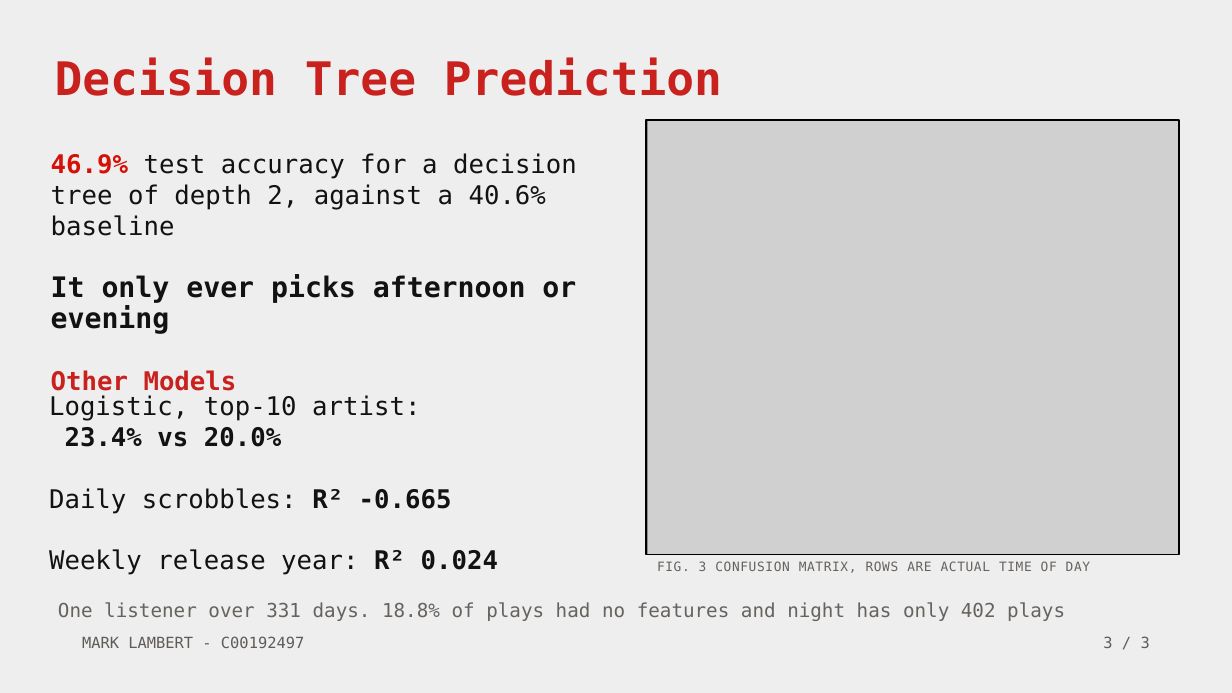
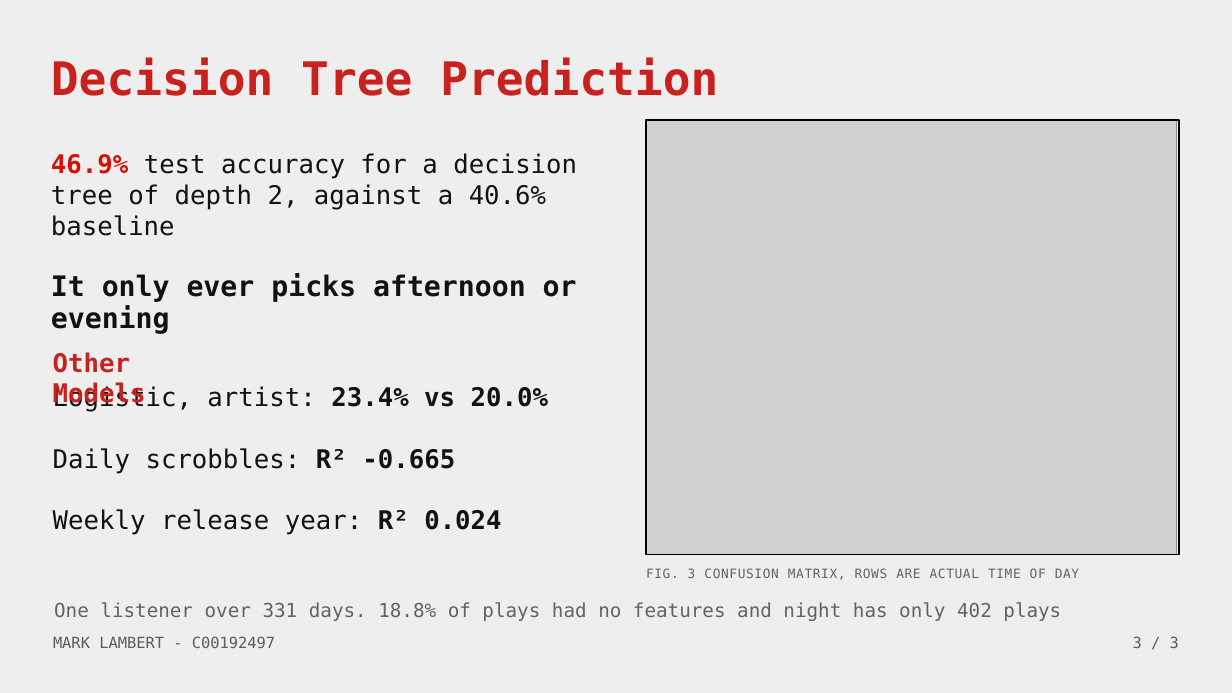
Before and after one commit to lambert-27/lastfm-datasci-portfolio, a slide deck: slide 3 of documentation/lastfm_portfolio_presentation.odp. Drawn at 1232x693 pixels with LibreOffice and Linux fonts; fonts in the diff are those of the drawing; grey boxes stand for pictures. Boxes give left, top, right and bottom in pixels: in the first picture for what was removed or moved away, otherwise in the second. Text is boxed around its words. In the diff, an @@ line names an element or a change of style, - is before the commit and + after.

```diff
--- a/documentation/lastfm_portfolio_presentation.odp
+++ b/documentation/lastfm_portfolio_presentation.odp
@@ text "Decision Tree Prediction": place and size @@
-text "Decision Tree Prediction" at [55,57,722,96]
+text "Decision Tree Prediction" at [51,57,718,96]
@@ text "Logistic, artist: 23.4% vs 20.0%": place and size @@
-text "Logistic, artist: 23.4% vs 20.0%" at [49,395,498,575]
+text "Logistic, artist: 23.4% vs 20.0%" at [53,386,548,535]
@@ text added at [53,352,146,408], 20 pt, text #C9211E, bold @@
+Other Models
@@ text at [51,370,237,396]: paragraph removed @@
-Other Models
@@ text at [53,386,548,412]: text changed @@
-Logistic, top-10 artist:
-23.4% vs 20.0%
+Logistic, artist: 23.4% vs 20.0%
@@ text "FIG. 3 CONFUSION MATRIX, ROWS ...": place and size @@
-text "FIG. 3 CONFUSION MATRIX, ROWS ..." at [657,561,1090,573]
+text "FIG. 3 CONFUSION MATRIX, ROWS ..." at [646,568,1079,580]
@@ text "One listener over 331 days. ...": place and size @@
-text "One listener over 331 days. ..." at [58,602,1065,621]
+text "One listener over 331 days. ..." at [54,602,1061,621]
@@ text "MARK LAMBERT - C00192497": place and size @@
-text "MARK LAMBERT - C00192497" at [82,636,304,648]
+text "MARK LAMBERT - C00192497" at [53,636,275,648]
@@ text "3 / 3": place and size @@
-text "3 / 3" at [1103,636,1150,648]
+text "3 / 3" at [1133,636,1179,648]
```
Also in this commit, not shown: 2 other slides changed, 1 other file.
